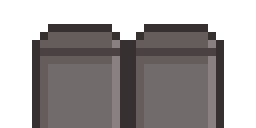
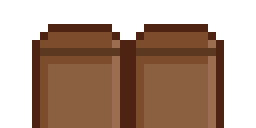
Comparing the layer stacks of the two 256 × 128 images. Changes:
renamed "Layer 1" to "Layer 3", moved it above "Layer 2", painted on it over [left=32, top=24, right=128, bottom=128]
painted on "Layer 2" over [left=128, top=24, right=224, bottom=128]
